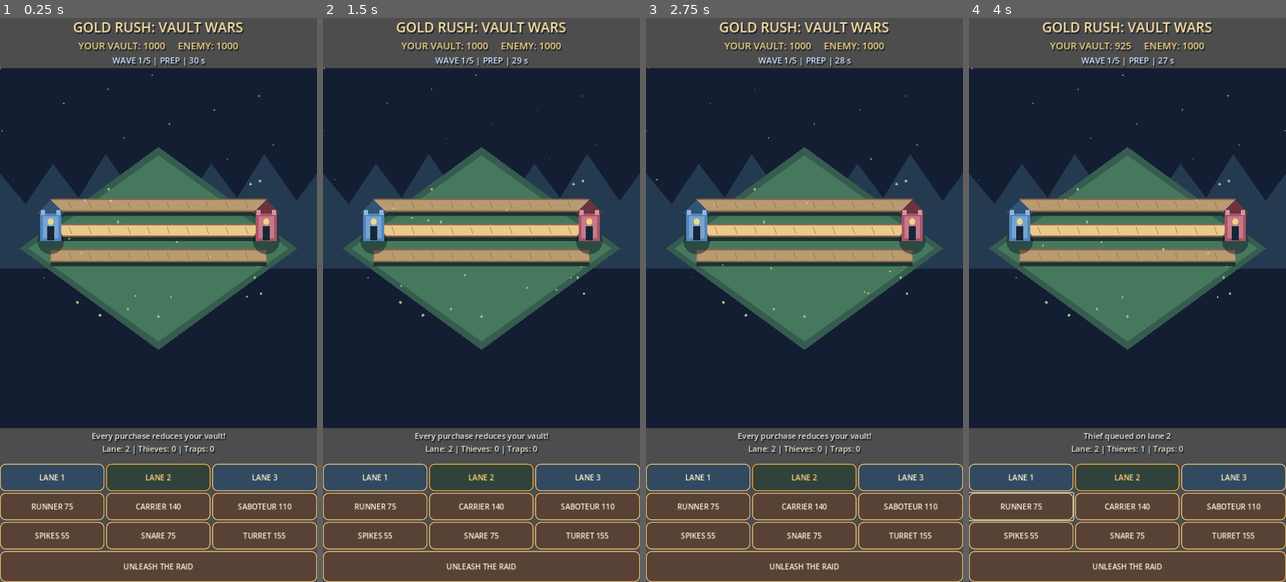
Above: before the commit, frames 1-4 (left to right).
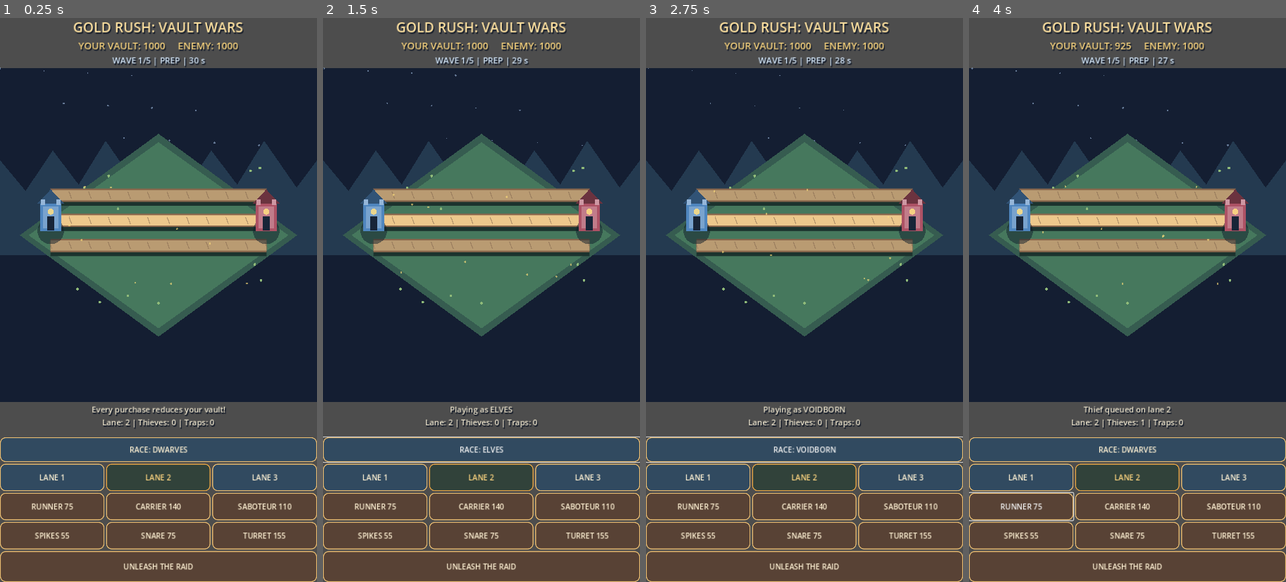
Above: after the commit, the same moments.

Repository: krzych3d/Gold-rush-mobile
Game: Godot game, scene res://main.tscn
The game is run twice, just before and just after one commit, with the same random seed, the same clock (stepped at 60 frames per second) and the same inputs.
Inputs (mouse positions are in pixels of both pictures, inside the frame that each line leads up to):
- Up to frame 1 (0.25 s): no input
- Up to frame 2 (1.5 s): click (481, 452) at 0.5 s, where only the run after the commit has a clickable "RACE: DWARVES"; click (481, 452) at 1.25 s, where only the run after the commit has a clickable "RACE: GOBLINS"
- Up to frame 3 (2.75 s): click (804, 452) at 2 s, where only the run after the commit has a clickable "RACE: ELVES"
- Up to frame 4 (4 s): click (1127, 452) at 2.75 s, where only the run after the commit has a clickable "RACE: VOIDBORN"; click "RUNNER 75" at 3.5 s

The runs differ from the first frame. In frame 1, 25% of the frame differs, in the area x 0-100%, y 9-79%; in frame 2, 25%; in frame 3, 25%; in frame 4, 25%.

Commit message:
Introduce safe race selection UI and fix exact-gold purchases

Diff:
--- a/scripts/game.gd
+++ b/scripts/game.gd
@@ -1,6 +1,7 @@
 extends Control
 
 const MAX_WAVES := 5
+const RACE_NAMES := ["DWARVES", "GOBLINS", "ELVES", "VOIDBORN"]
 const PREP_TIME := 30.0
 const ATTACK_TIME := 60.0
 const COSTS := [75, 140, 110]
@@ -9,6 +10,7 @@
 const SPEED := [0.21, 0.105, 0.15]
 const TRAP_COSTS := [55, 75, 155]
 
+var selected_race := 0
 var wave := 1
 var phase := "PREP"
 var remaining := PREP_TIME
@@ -26,6 +28,7 @@
 var controls: Array[Button] = []
 var visual_time := 0.0
 var title_label: Label
+var race_button: Button
 
 func _ready() -> void:
 	rng.randomize()
@@ -60,6 +63,12 @@
 	info.custom_minimum_size.y = 72
 	root.add_child(info)
 	_style_label(info, 18, Color("f0e7cf"))
+	race_button = Button.new()
+	race_button.text = "CHOOSE YOUR RACE"
+	race_button.custom_minimum_size.y = 56
+	root.add_child(race_button)
+	_style_button(race_button, true)
+	race_button.pressed.connect(_change_race)
 	for labels in [["LANE 1", "LANE 2", "LANE 3"], ["RUNNER 75", "CARRIER 140", "SABOTEUR 110"], ["SPIKES 55", "SNARE 75", "TURRET 155"]]:
 		var row := HBoxContainer.new()
 		root.add_child(row)
@@ -91,6 +100,13 @@
 	clock.start()
 	_refresh()
 
+func _change_race() -> void:
+	if phase != "PREP" or wave != 1:
+		return
+	selected_race = (selected_race + 1) % RACE_NAMES.size()
+	message = "Playing as " + RACE_NAMES[selected_race]
+	_refresh()
+
 func _select_lane(index: int) -> void:
 	lane = index
 	message = "Selected lane %d" % (lane + 1)
@@ -103,7 +119,7 @@
 	for order in orders[0]:
 		if order["lane"] == lane:
 			lane_count += 1
-	if gold[0] <= COSTS[kind] or orders[0].size() >= 6 or lane_count >= 4:
+	if gold[0] < COSTS[kind] or orders[0].size() >= 6 or lane_count >= 4:
 		message = "Not enough gold or unit limit reached."
 		_refresh()
 		return
@@ -119,7 +135,7 @@
 	for trap in traps[0]:
 		if trap["lane"] == lane:
 			lane_count += 1
-	if gold[0] <= TRAP_COSTS[kind] or lane_count >= 5:
+	if gold[0] < TRAP_COSTS[kind] or lane_count >= 5:
 		message = "Not enough gold or trap limit reached."
 		_refresh()
 		return
@@ -243,6 +259,8 @@
 	message = "Interest paid. Prepare for next wave!"
 
 func _refresh() -> void:
+	race_button.text = "RACE: " + RACE_NAMES[selected_race]
+	race_button.disabled = phase != "PREP" or wave > 1
 	hud.text = "YOUR VAULT: %d     ENEMY: %d" % [gold[0], gold[1]]
 	timer_label.text = "WAVE %d/%d | %s | %02d s" % [wave, MAX_WAVES, phase, int(maxf(0.0, ceilf(remaining)))]
 	info.text = message + "\nLane: %d | Thieves: %d | Traps: %d" % [lane + 1, orders[0].size(), traps[0].size()]
